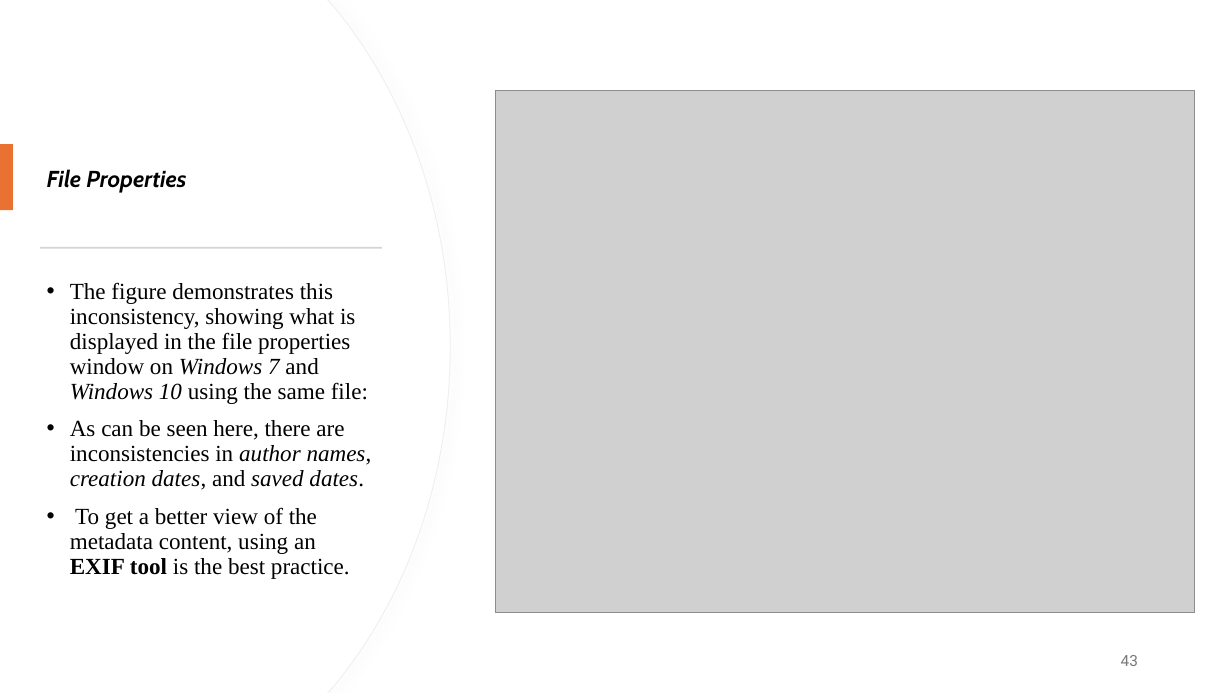
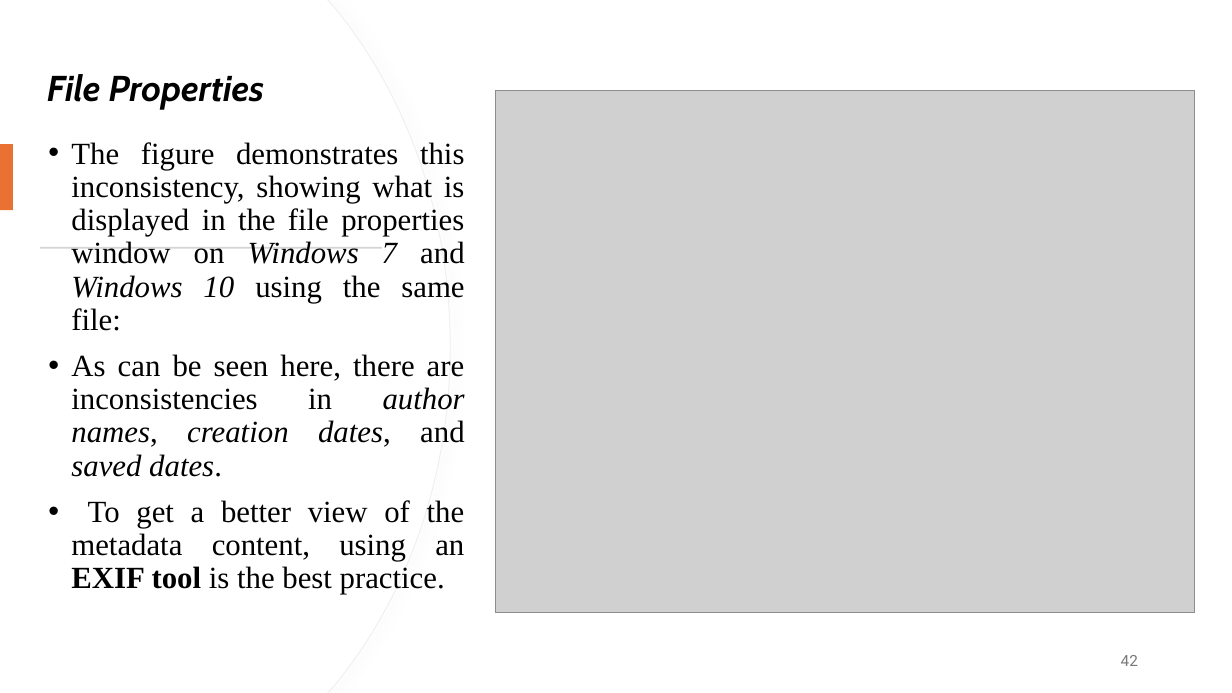
Before and after one commit to shakiliitju/M.Sc-in-ICT, a slide deck: slide 42 of Semester 2/Applied Cyber Security/Lecture/L3.pptx (slide 43 before the commit). Drawn at 1232x693 pixels with LibreOffice and Linux fonts; fonts in the diff are those of the drawing; grey boxes stand for pictures. Boxes give left, top, right and bottom in pixels: in the first picture for what was removed or moved away, otherwise in the second. Text is boxed around its words. In the diff, an @@ line names an element or a change of style, - is before the commit and + after.

```diff
--- a/Semester 2/Applied Cyber Security/Lecture/L3.pptx
+++ b/Semester 2/Applied Cyber Security/Lecture/L3.pptx
@@ title "File Properties": place and size @@
-title "File Properties" at [47, 169, 186, 193]
+title "File Properties" at [47, 74, 265, 110]
@@ title "File Properties" at [47, 74, 265, 110]: size 18 to 28 pt @@
@@ text "The figure demonstrates this inconsistency, ...": place and size @@
-text "The figure demonstrates this inconsistency, ..." at [70, 282, 372, 579]
+text "The figure demonstrates this inconsistency, ..." at [71, 142, 465, 594]
@@ text "The figure demonstrates this inconsistency, ..." at [71, 142, 465, 594]: size 18 to 24 pt; alignment left to justified @@
@@ page number at [1121, 655, 1138, 666]: text changed @@
-43
+42
```
Also in this commit, not shown: 41 other slides changed, 2 slides removed.
